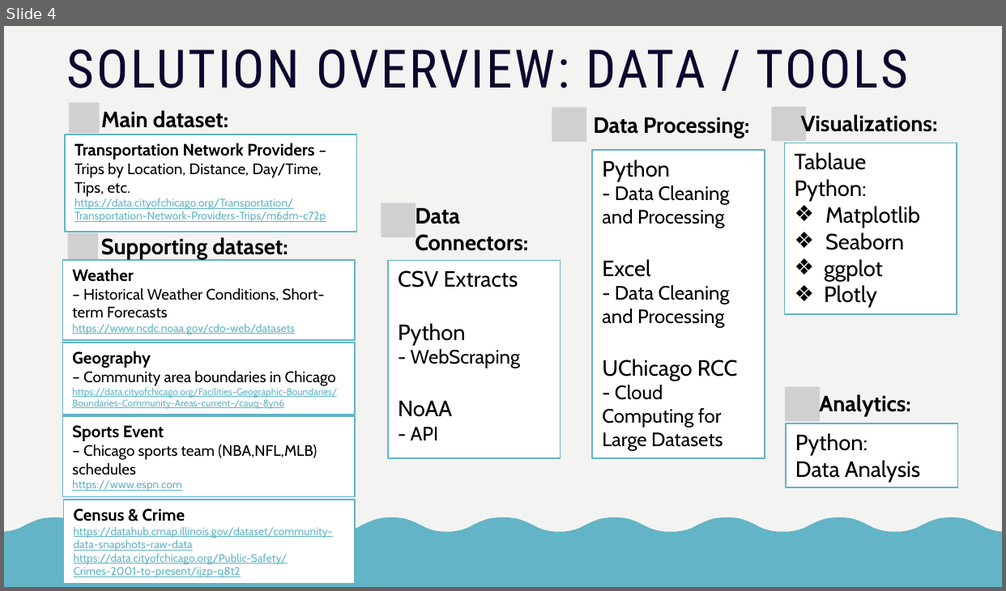
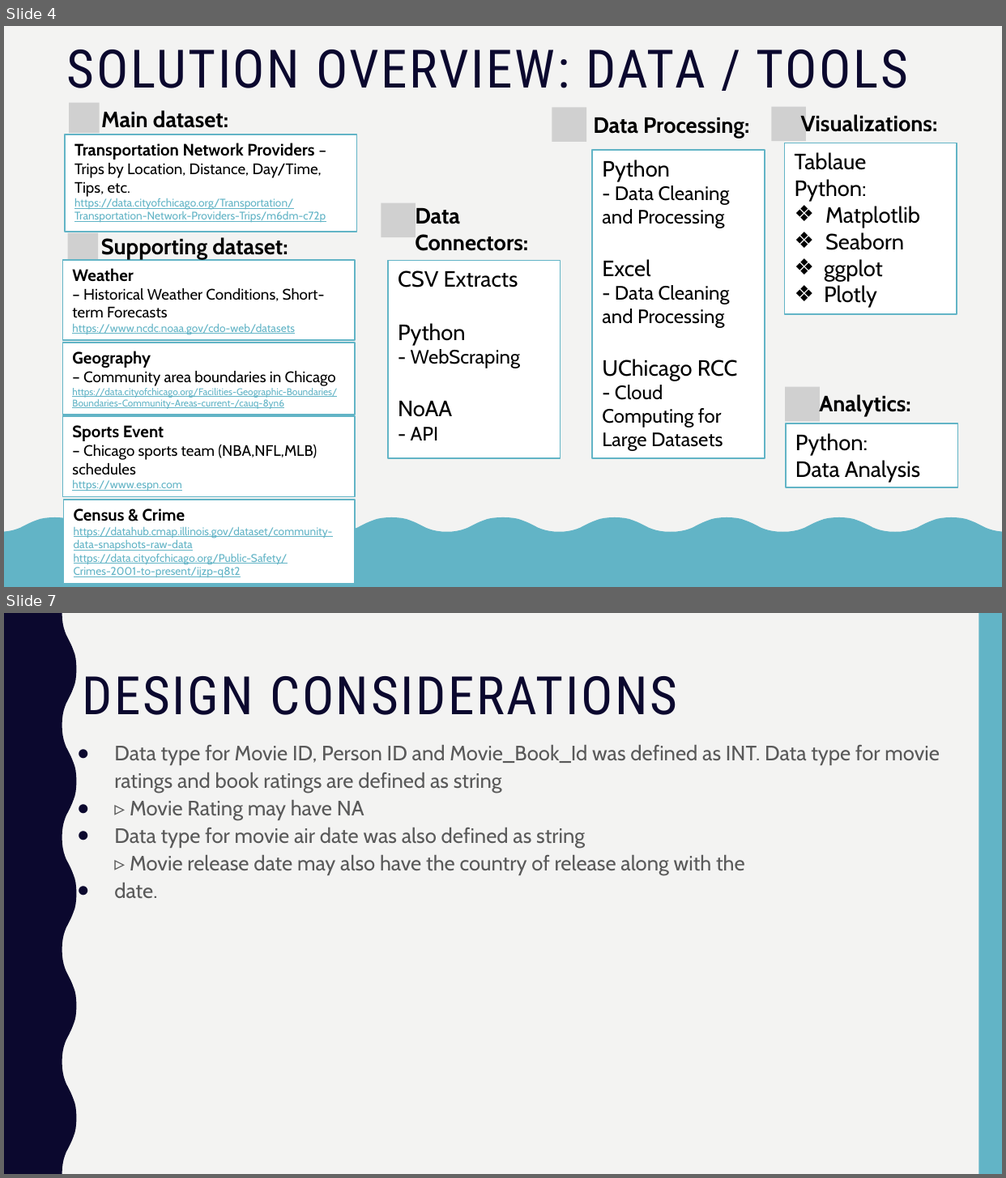
Before and after one commit to Data-Engineering-Platform-Final-Project/DEPA-FP-Files, a slide deck: DEPA Final Project PPT.pptx. Shown one above the other, each under a label of ours: slide 4 before the commit, slides 4 and 7 after it; the slides between them are not shown. The pictures are 1006x591 and 1006x1178 pixels, drawn with LibreOffice and Linux fonts; fonts in the diff are those of the drawing; grey boxes stand for pictures. Boxes give left, top, right and bottom in pixels: in the first picture for what was removed or moved away, otherwise in the second. Text is boxed around its words. In the diff, an @@ line names an element or a change of style, - is before the commit and + after.

```diff
--- a/DEPA Final Project PPT.pptx
+++ b/DEPA Final Project PPT.pptx
@@ slide 7 added at (4,613,1002,1174), background #F3F3F2 @@
@@ freeform shape added at (4,613,77,1174), fill #0B082E @@
@@ rectangle added at (979,613,1002,1174), fill #62B4C6 @@
@@ title added at (82,676,677,715), 38.2 pt, text #0B082E @@
+DESIGN CONSIDERATIONS
@@ text added at (114,745,940,899), 15 pt, text #595959 @@
+● Data type for Movie ID, Person ID and Movie_Book_Id was defined as INT. Data type for movie ratings and book ratings are defined as string
+● ▹ Movie Rating may have NA
+● Data type for movie air date was also defined as string
+  ▹ Movie release date may also have the country of release along with the
+● date.
```
Also in this commit, not shown: 3 other slides added.
